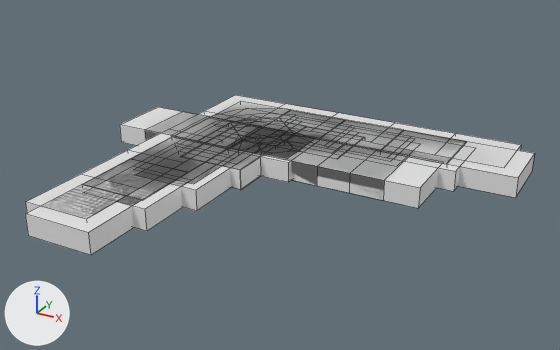
One commit to the FBX model Assets/models/draha/rovnacesta5x1.fbx: the scene before it, then after it.
Camera for both pictures: a camera (50 mm lens) standing at (53.5, -94.8, 43.8) and looking at (6.0, -8.5, 0.6). Arrows for +X, +Y and +Z are at lower left; the lights stay in place. Mesh edges are drawn as thin lines. Where no turn or scale is listed for an object, it has been applied to the vertices.

In view in the first picture: 'rovnacesta2x1', 'rovnacesta3x1', 'rovnacesta4x1', 'rovnacesta5x1', 'zakruta 1x1_obla', 'zakruta2x2_obla', 'zakruta2x2hranata', 'zakruta3x3_obla', 'zakruta3x3hranata', 'zakruta4x4_obla', 'zakruta4x4hranata', 'zakruta5x5_obla', 'zakruta5x5hranata'.
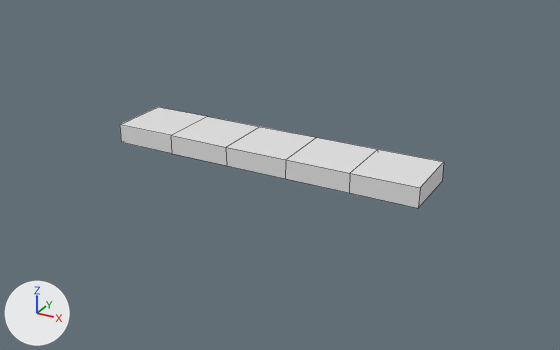
The newer file is also rescaled (x0.244), turned or shifted as a whole; pictures and numbers use the older file's frame.

What differs and where, as boxes (x1, y1, x2, y2) in the pictures (560 x 350 px; the box of a moved part takes in the faces that stretch with it):
```json
{"object": "zakruta5x5_obla", "change": "deleted", "before": [25, 108, 534, 255]}
{"object": "zakruta5x5hranata", "change": "deleted", "before": [26, 95, 521, 219]}
{"object": "zakruta4x4_obla", "change": "deleted", "before": [84, 113, 474, 231]}
{"object": "zakruta3x3_obla", "change": "deleted", "before": [135, 119, 413, 211]}
{"object": "rovnacesta4x1", "change": "deleted", "before": [169, 113, 410, 200]}
{"object": "zakruta2x2_obla", "change": "deleted", "before": [184, 121, 365, 190]}
{"object": "zakruta3x3hranata", "change": "deleted", "before": [133, 108, 411, 184]}
{"object": "zakruta4x4hranata", "change": "deleted", "before": [84, 101, 459, 200]}
{"object": "zakruta 1x1_obla", "change": "deleted", "before": [229, 135, 316, 182]}
{"object": "zakruta2x2hranata", "change": "deleted", "before": [190, 116, 363, 169]}
{"object": "rovnacesta3x1", "change": "deleted", "before": [172, 117, 350, 191]}
{"object": "rovnacesta2x1", "change": "deleted", "before": [200, 122, 313, 163]}
{"part": 1, "of": "me_cube_018", "change": "moved or reshaped", "before": [131, 110, 442, 201], "after": [131, 110, 444, 201]}
```

Edits to the scene script, one JSON object a line:
```json
{"block": "me_cube_018", "where": "me_cube_018.from_pydata(...)  # 24 vertices, 22 faces; spans x -25.0..25.0, y -5.0..5.0, z -1.5..1.5"}
{"block": "me_cube_018", "where": "# used by ob_rovnacesta5x1; location = (0.0, 0.0, 0.0)"}
{"block": "me_cube_018", "change": "me_cube_018 part 1"}
{"block": "me_cube_018", "change": "22 faces are deleted"}
{"block": "me_cube_018", "change": "22 new faces join them"}
{"op": "remove", "block": "ob_zakruta5x5hranata", "code": ["ob_zakruta5x5hranata = bpy.data.objects.new('zakruta5x5hranata', me_cube_013)", "ob_zakruta5x5hranata.location = (0.0, 0.0, 0.0)"]}
{"op": "remove", "block": "ob_zakruta4x4hranata", "code": ["ob_zakruta4x4hranata = bpy.data.objects.new('zakruta4x4hranata', me_cube_012)", "ob_zakruta4x4hranata.location = (0.0, 0.0, 0.0)"]}
{"op": "remove", "block": "ob_zakruta2x2_obla", "code": ["ob_zakruta2x2_obla = bpy.data.objects.new('zakruta2x2_obla', me_cube_023)", "ob_zakruta2x2_obla.location = (0.0, 0.0, 0.0)"]}
{"op": "remove", "block": "ob_zakruta3x3hranata", "code": ["ob_zakruta3x3hranata = bpy.data.objects.new('zakruta3x3hranata', me_cube_009)", "ob_zakruta3x3hranata.location = (0.0, 0.0, 0.0)"]}
{"op": "remove", "block": "ob_zakruta4x4_obla", "code": ["ob_zakruta4x4_obla = bpy.data.objects.new('zakruta4x4_obla', me_cube_024)", "ob_zakruta4x4_obla.location = (0.0, 0.0, 0.0)"]}
{"op": "remove", "block": "ob_rovnacesta3x1", "code": ["ob_rovnacesta3x1 = bpy.data.objects.new('rovnacesta3x1', me_cube_016)", "ob_rovnacesta3x1.location = (0.0, 0.0, 0.0)"]}
{"op": "remove", "block": "ob_zakruta5x5_obla", "code": ["ob_zakruta5x5_obla = bpy.data.objects.new('zakruta5x5_obla', me_cube_025)", "ob_zakruta5x5_obla.location = (0.0, 0.0, 0.0)"]}
{"op": "remove", "block": "ob_rovnacesta4x1", "code": ["ob_rovnacesta4x1 = bpy.data.objects.new('rovnacesta4x1', me_cube_017)", "ob_rovnacesta4x1.location = (0.0, 0.0, 0.0)"]}
{"op": "remove", "block": "ob_zakruta2x2hranata", "code": ["ob_zakruta2x2hranata = bpy.data.objects.new('zakruta2x2hranata', me_cube_011)", "ob_zakruta2x2hranata.location = (0.0, 0.0, 0.0)"]}
{"op": "remove", "block": "ob_rovnacesta2x1", "code": ["ob_rovnacesta2x1 = bpy.data.objects.new('rovnacesta2x1', me_cube_015)", "ob_rovnacesta2x1.location = (0.0, 0.0, 0.0)"]}
{"op": "remove", "block": "ob_zakruta3x3_obla", "code": ["ob_zakruta3x3_obla = bpy.data.objects.new('zakruta3x3_obla', me_cube_021)", "ob_zakruta3x3_obla.location = (0.0, 0.0, 0.0)"]}
{"op": "remove", "block": "ob_zakruta_1x1_obla", "code": ["ob_zakruta_1x1_obla = bpy.data.objects.new('zakruta 1x1_obla', me_cube_022)", "ob_zakruta_1x1_obla.location = (0.0, 0.0, 0.0)"]}
```
